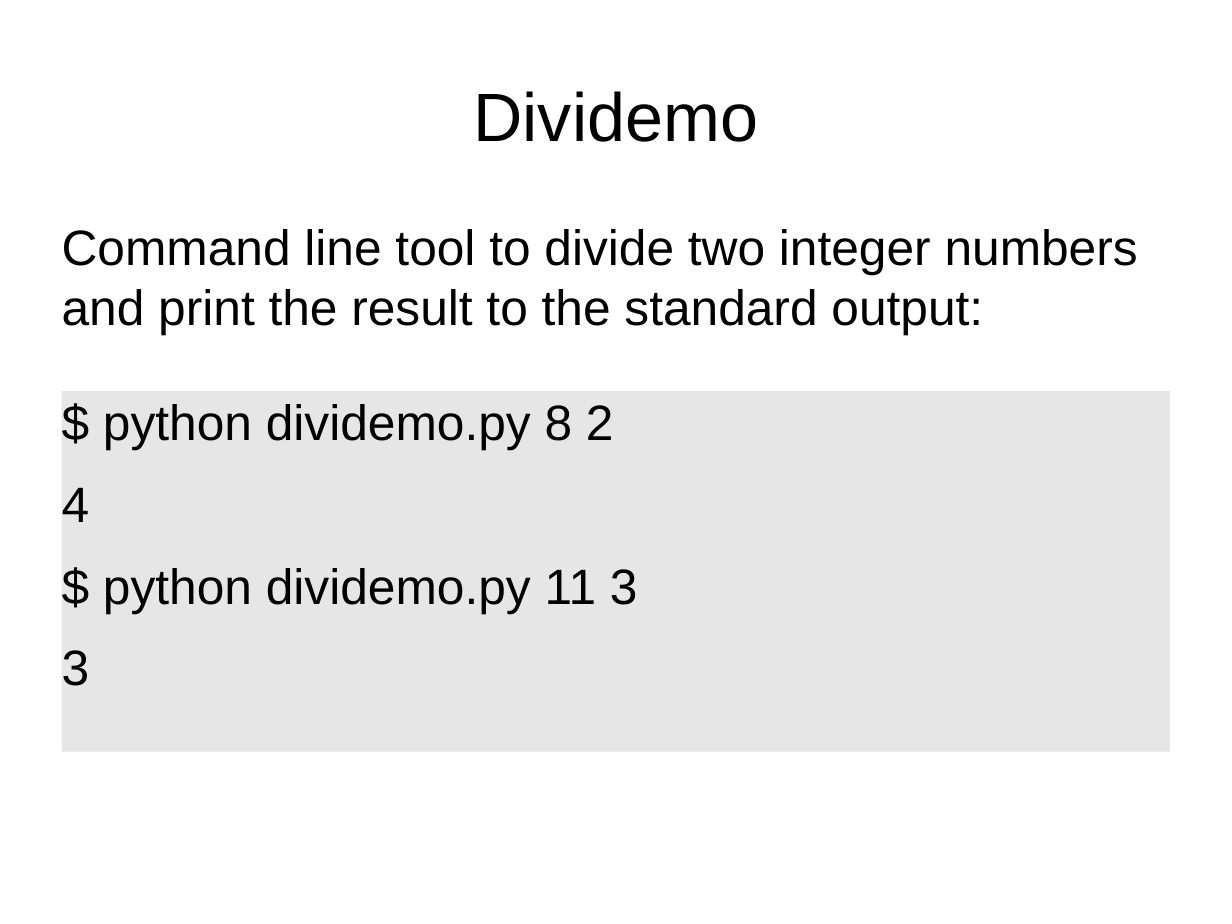
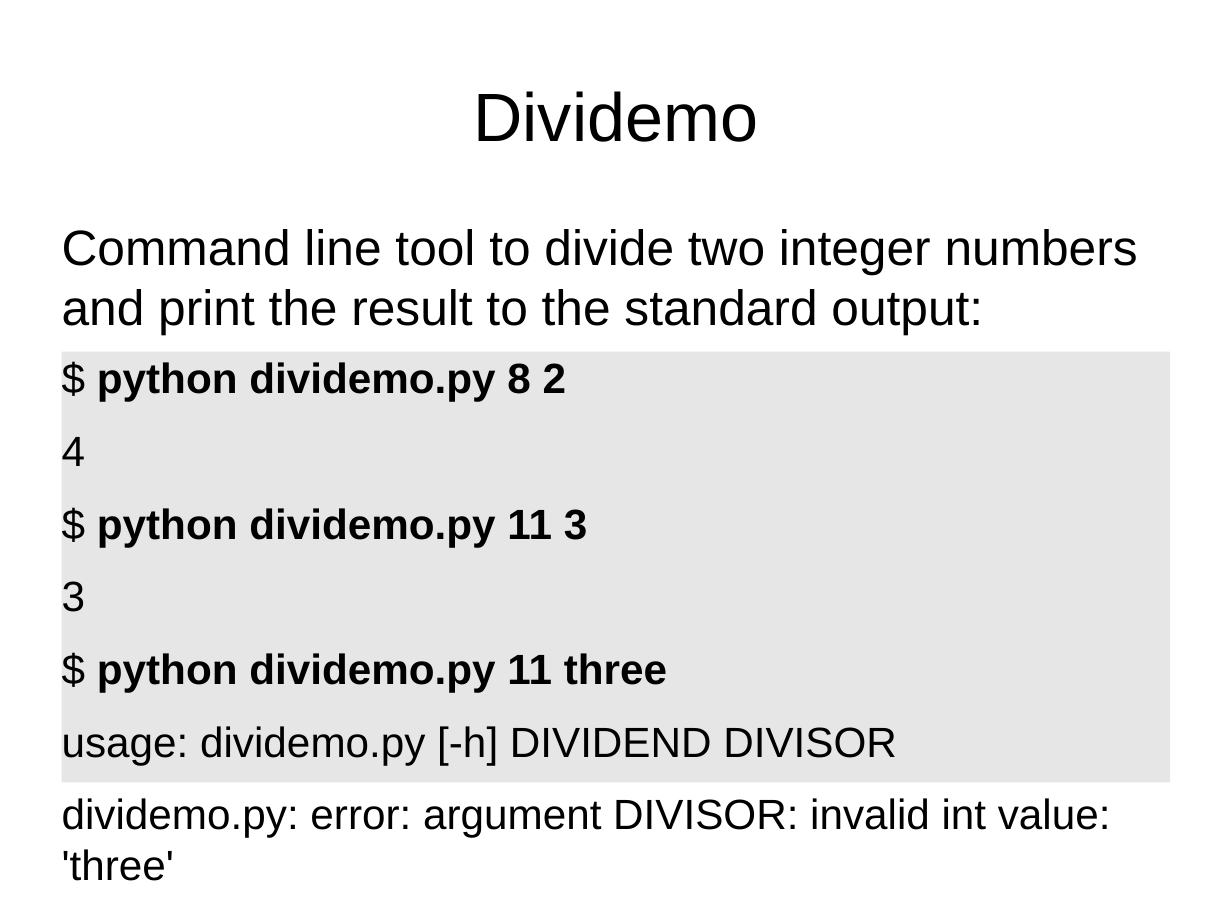
Before and after one commit to roskakori/talks, a slide deck: slide 10 of pygraz/opensourceprojects/Open source projects with Python.odp. Drawn at 1232x924 pixels with LibreOffice and Linux fonts; fonts in the diff are those of the drawing. Boxes give left, top, right and bottom in pixels: in the first picture for what was removed or moved away, otherwise in the second. Text is boxed around its words. In the diff, an @@ line names an element or a change of style, - is before the commit and + after.

```diff
--- a/pygraz/opensourceprojects/Open source projects with Python.odp
+++ b/pygraz/opensourceprojects/Open source projects with Python.odp
@@ text "$ python dividemo.py 8 2": place and size @@
-text "$ python dividemo.py 8 2" at bbox=[61, 391, 1171, 752]
+text "$ python dividemo.py 8 2" at bbox=[61, 352, 1171, 783]
@@ text at bbox=[62, 362, 587, 612]: size 32 to 27.2 pt in "$ python dividemo.py 8 2", "4", "$ python dividemo.py 11 3", "3"; bold on in "python dividemo.py 8 2", "python dividemo.py 11 3" @@
@@ text at bbox=[62, 653, 1111, 881]: paragraphs added @@
+$ python dividemo.py 11 three
+usage: dividemo.py [-h] DIVIDEND DIVISOR
+dividemo.py: error: argument DIVISOR: invalid int value: 'three'
```
Also in this commit, not shown: 12 other slides changed, 10 slides added, 2 slides removed.
